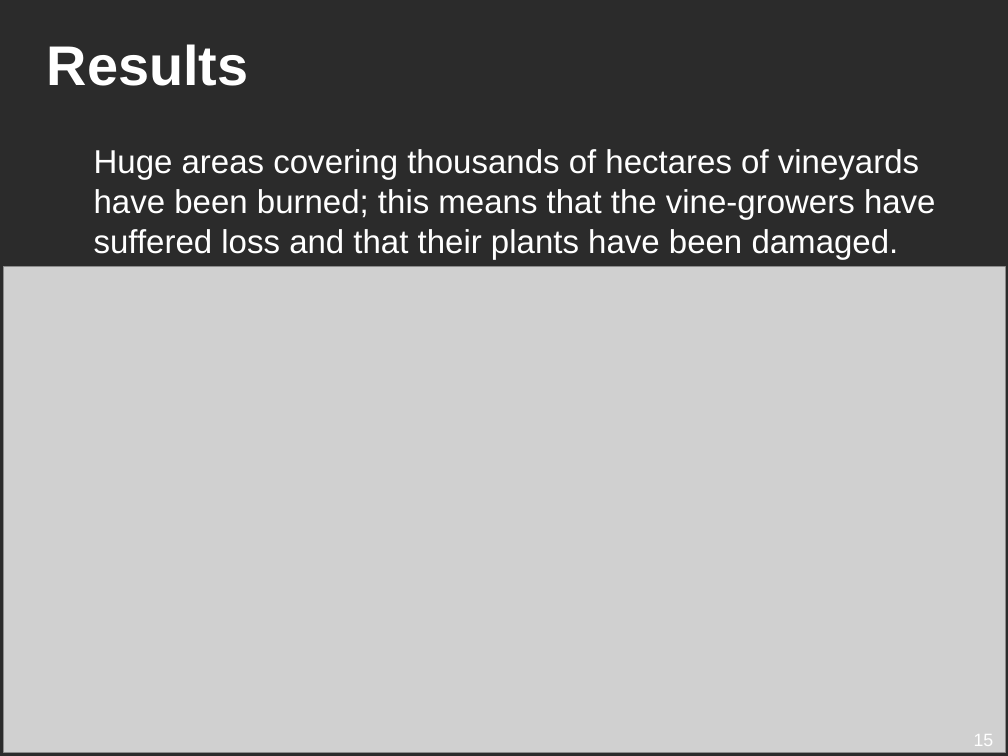
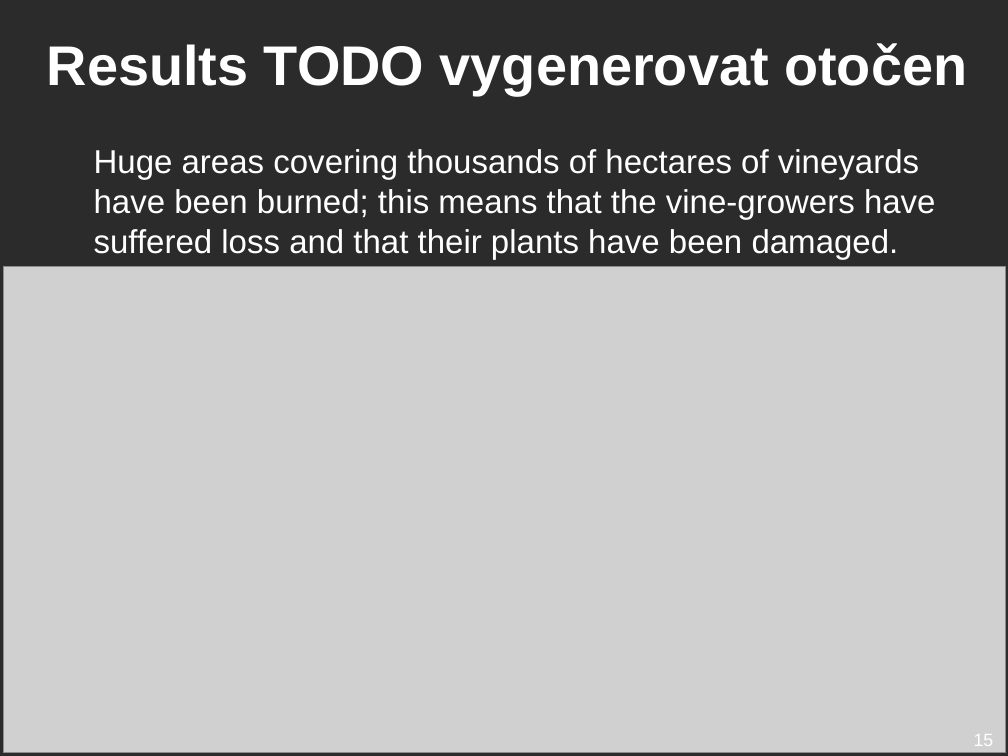
Before and after one commit to ufal/lsd, a slide deck: slide 15 of conferences/2019-blackbox-balustrades/presentation.odp. Drawn at 1008x756 pixels with LibreOffice and Linux fonts; fonts in the diff are those of the drawing; grey boxes stand for pictures; background and template pictures are left out; a plain dark background stands for a picture behind light text. Boxes give left, top, right and bottom in pixels: in the first picture for what was removed or moved away, otherwise in the second. Text is boxed around its words. In the diff, an @@ line names an element or a change of style, - is before the commit and + after.

```diff
--- a/conferences/2019-blackbox-balustrades/presentation.odp
+++ b/conferences/2019-blackbox-balustrades/presentation.odp
@@ title at <box>47,43,967,95</box>: text changed @@
-Results
+Results TODO vygenerovat otočen
```
Also in this commit, not shown: 1 other slide changed, 1 other file.
